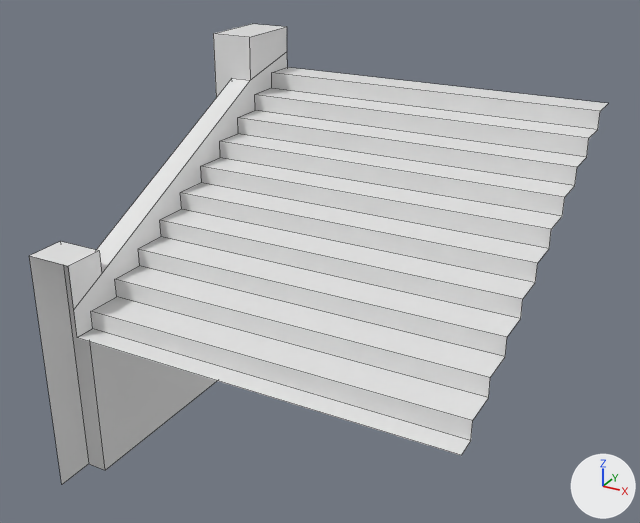
Renders of the FBX model Assets/Models/TileSets/Tileset 3/leftLongStair2.fbx from each side of a commit.
Both versions are drawn from a 50 mm lens placed at (1.89, -3.74, 2.01), pointed at (-0.17, 0.0, 0.14). Arrows for +X, +Y and +Z are at lower right; the lights stay in place. Mesh edges are drawn as thin lines. Vertices at the same position are counted once.
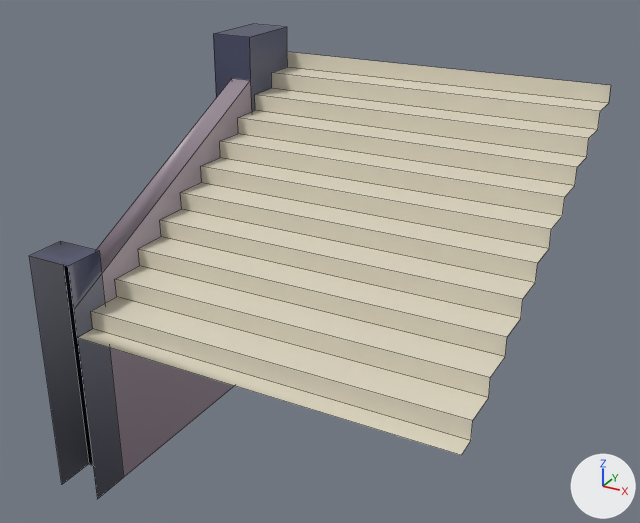
Location of each change, [x1, y1, x2, y2] in pixels of the pictures (640 x 523 px):
```json
{"object": "Cube.056", "change": "surface changed, reshaped, turned, rescaled", "before": [29, 24, 608, 484], "after": [29, 24, 611, 499]}
```

Edits to the scene script, one JSON object a line:
```json
{"op": "add", "block": "img_texture1_png", "code": ["img_texture1_png = load_image('texture1.png', 'texture1.png', 2245, 1200, 'sRGB')"]}
{"op": "remove", "block": "mat_material_074", "code": "mat_material_074.base_color = (0.8, 0.8, 0.8)  # white #e7e7e7"}
{"op": "add", "block": "mat_material_074", "code": "mat_material_074.texture = img_texture1_png"}
{"block": "me_cube_116", "where": "# used by ob_cube_056; location = (0.0, 0.0, 0.0); rotation_euler = (0.0, -3.142, 0.0000867), in degrees (0, -180, 0); scale = (-0.01, -0.02, -0.01)"}
{"op": "remove", "block": "me_cube_116", "code": "me_cube_116.from_pydata(...)  # 71 vertices, 33 faces; spans x -120.0..100.0, y -50.0..50.0, z -100.0..115.0"}
{"op": "add", "block": "me_cube_116", "code": "me_cube_116.from_pydata(...)  # 69 vertices, 34 faces; spans x -120.0..100.0, y -100.0..115.0, z -100.0..100.0"}
{"block": "me_cube_116", "change": "me_cube_116 part 1: the loose piece of 67 vertices spanning x -120.0..100.0, y -50.0..50.0, z -100.0..115.0 is rebuilt with 69 vertices and now spans x -120.0..100.0, y -100.0..115.0, z -100.0..100.0"}
{"op": "set", "path": "ob_cube_056.rotation_euler", "old": "(0.0, -3.142, 0.0000867)", "new": "(1.571, 0.0, 0.0)", "note": "degrees (0, -180, 0) -> degrees (90, 0, 0)"}
{"op": "set", "path": "ob_cube_056.scale", "old": "(-0.01, -0.02, -0.01)", "new": "(0.01, 0.01, 0.01)"}
```
